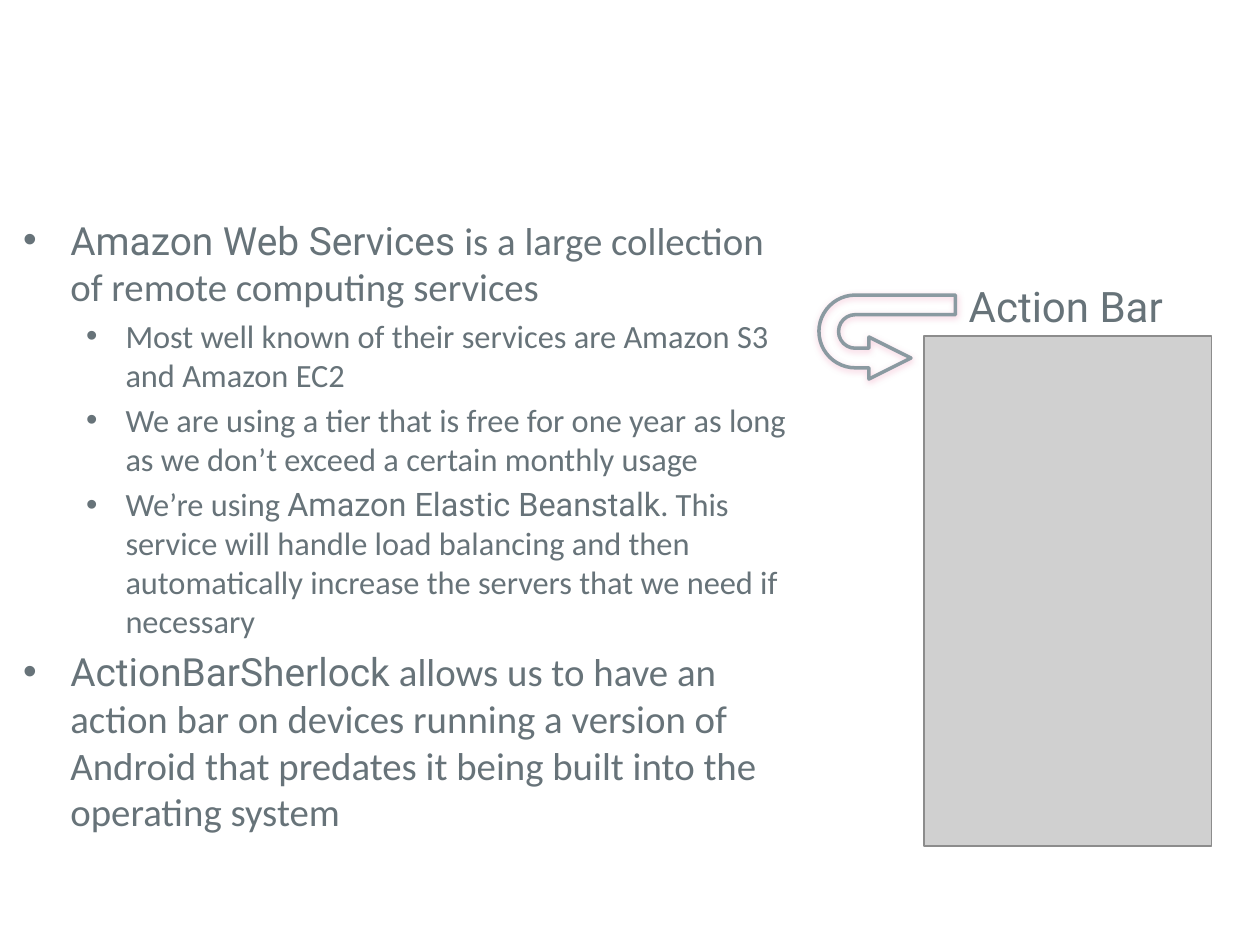
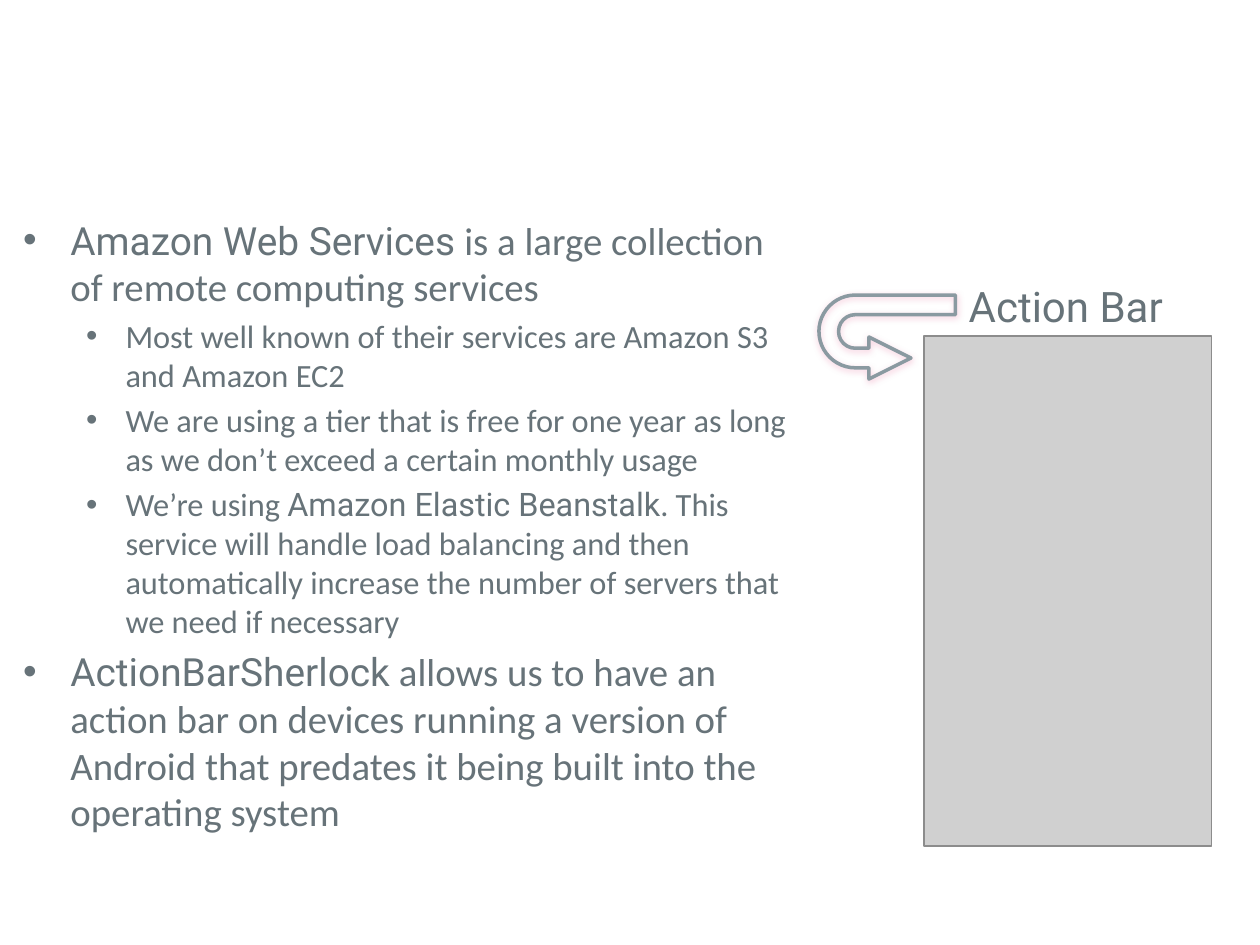
Before and after one commit to charlesmadere/ClassyGames, a slide deck: slide 3 of documents/PresentationFinal.pptx. Drawn at 1260x945 pixels with LibreOffice and Linux fonts; fonts in the diff are those of the drawing; grey boxes stand for pictures; background and template pictures are left out. Boxes give left, top, right and bottom in pixels: in the first picture for what was removed or moved away, otherwise in the second. Text is boxed around its words. In the diff, an @@ line names an element or a change of style, - is before the commit and + after.

```diff
--- a/documents/PresentationFinal.pptx
+++ b/documents/PresentationFinal.pptx
@@ text at [126, 491, 779, 638]: text changed @@
-  • We’re using Amazon Elastic Beanstalk. This service will handle load balancing and then automatically increase the servers that we need if necessary
+  • We’re using Amazon Elastic Beanstalk. This service will handle load balancing and then automatically increase the number of servers that we need if necessary
```
Also in this commit, not shown: 1 slide added.
